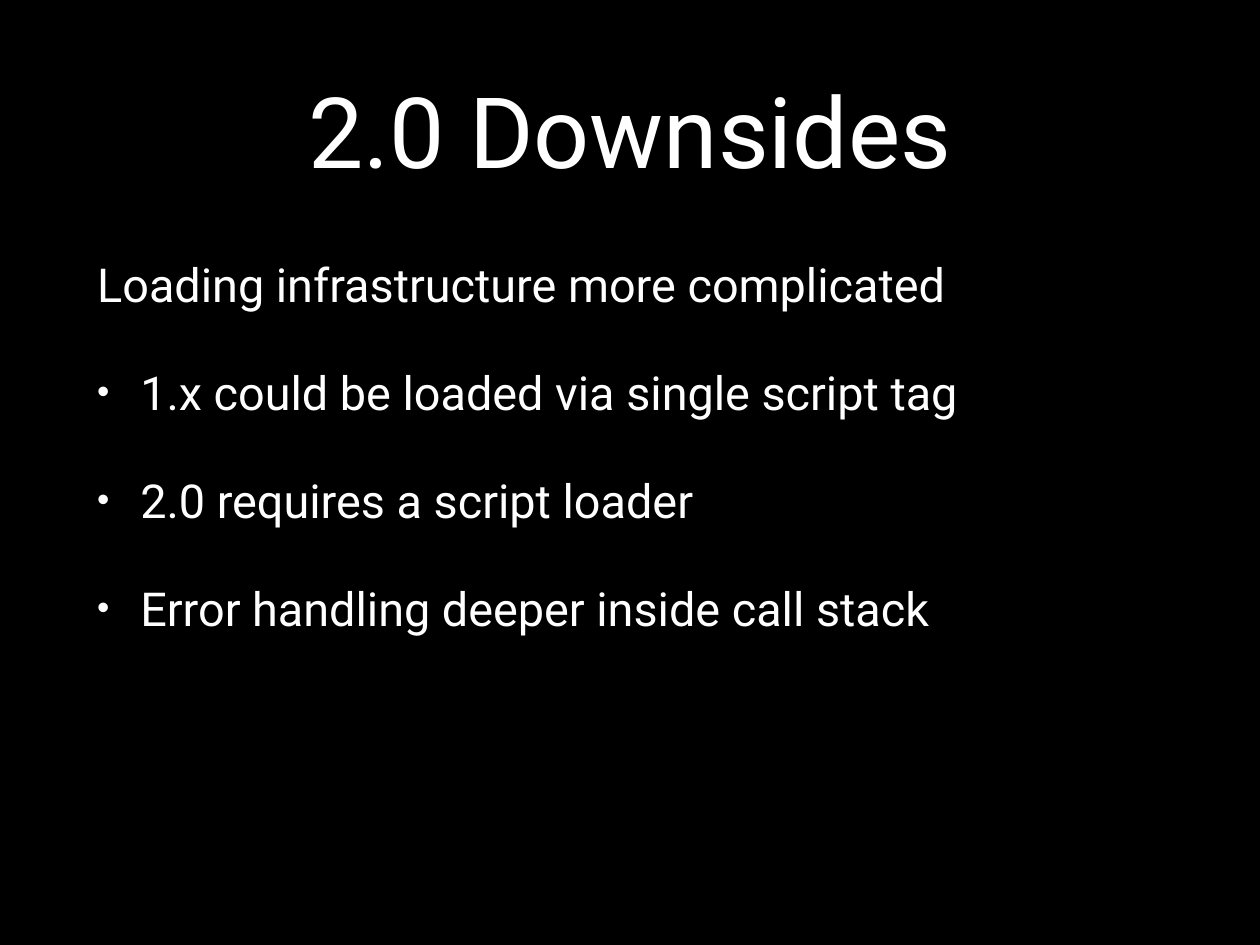
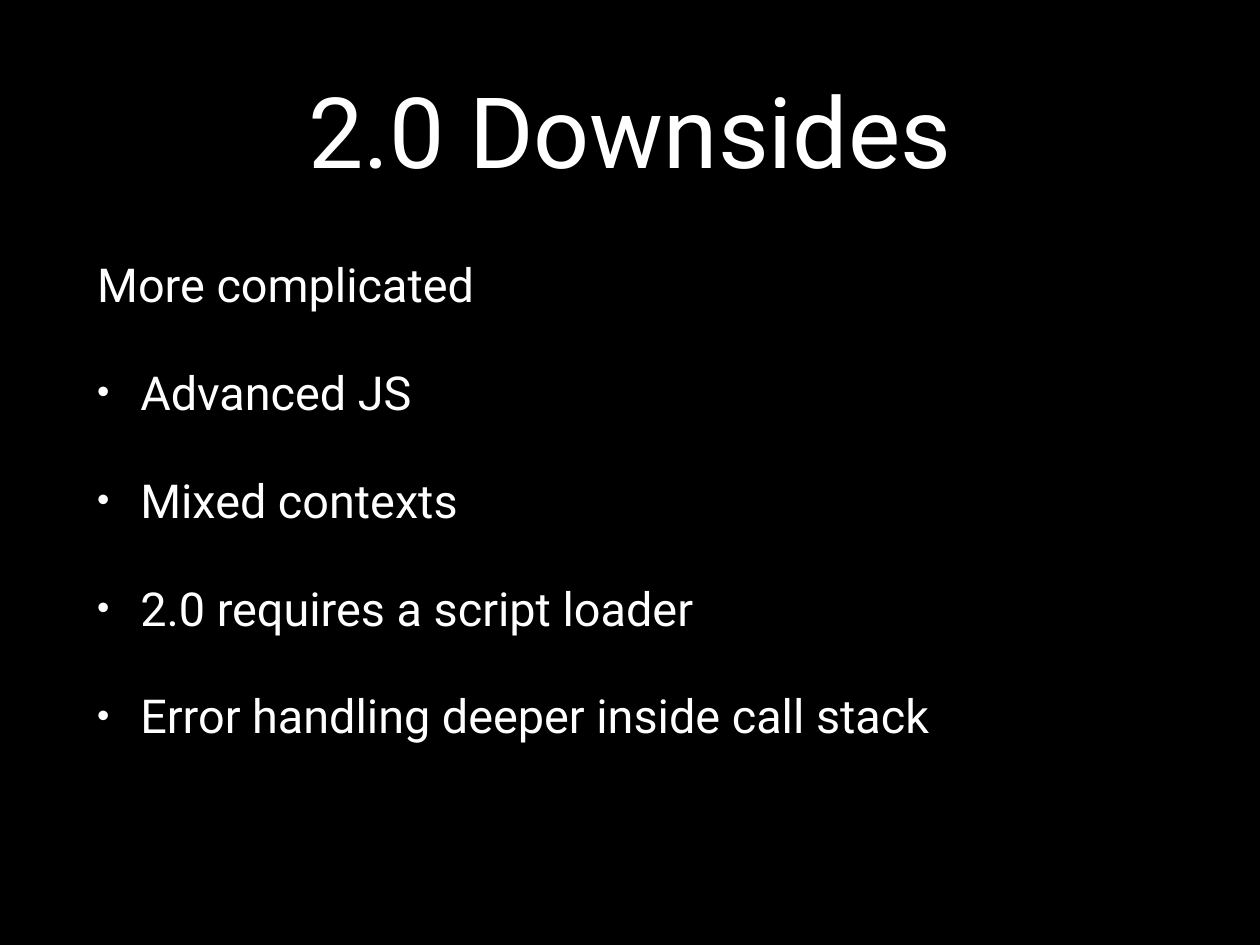
Before and after one commit to eliasjames/training-angular, a slide deck: slide 21 of slides/2.0/Angular 2.0 Slides Day 1.pptx (slide 20 before the commit). Drawn at 1260x945 pixels with LibreOffice and Linux fonts; fonts in the diff are those of the drawing. Boxes give left, top, right and bottom in pixels: in the first picture for what was removed or moved away, otherwise in the second. Text is boxed around its words. In the diff, an @@ line names an element or a change of style, - is before the commit and + after.

```diff
--- a/slides/2.0/Angular 2.0 Slides Day 1.pptx
+++ b/slides/2.0/Angular 2.0 Slides Day 1.pptx
@@ text at [97, 267, 474, 519]: text changed @@
-Loading infrastructure more complicated
-• 1.x could be loaded via single script tag
+More complicated
+• Advanced JS
+• Mixed contexts
```
Also in this commit, not shown: 7 other slides changed, 6 slides added, 5 other files.
